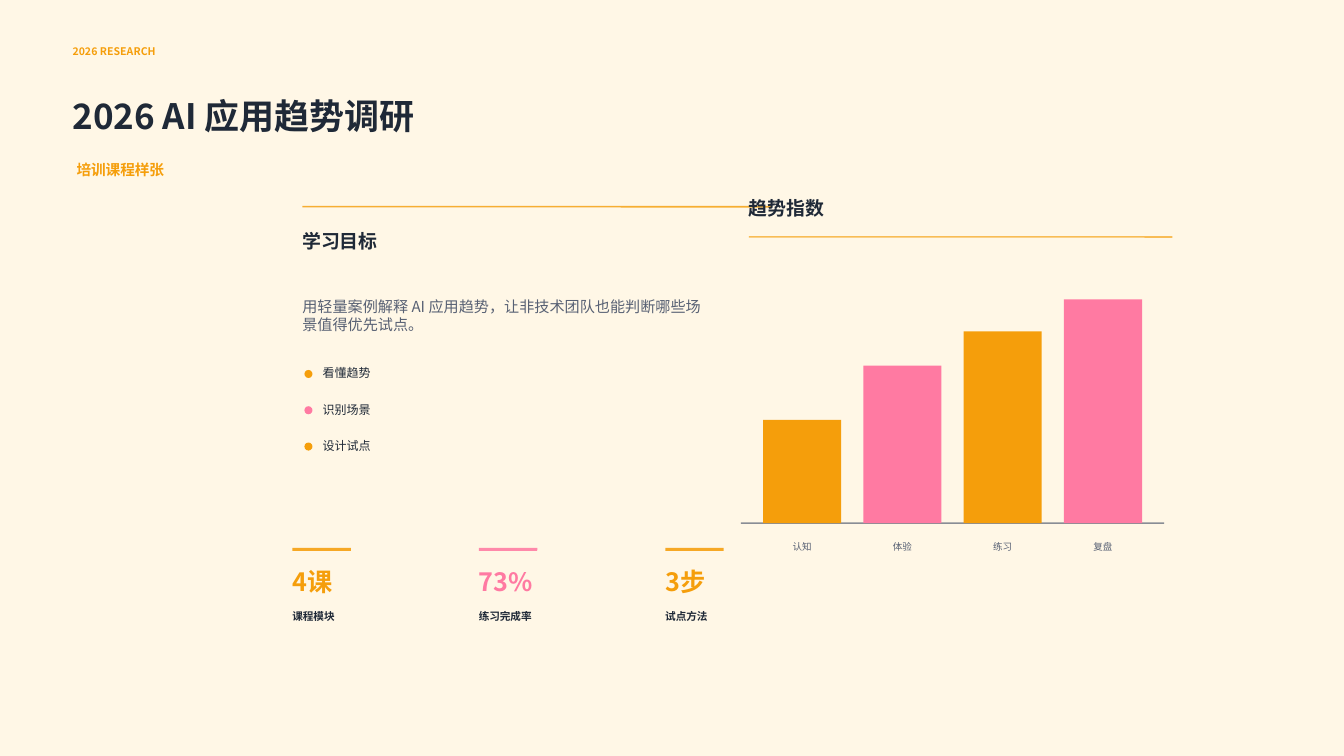
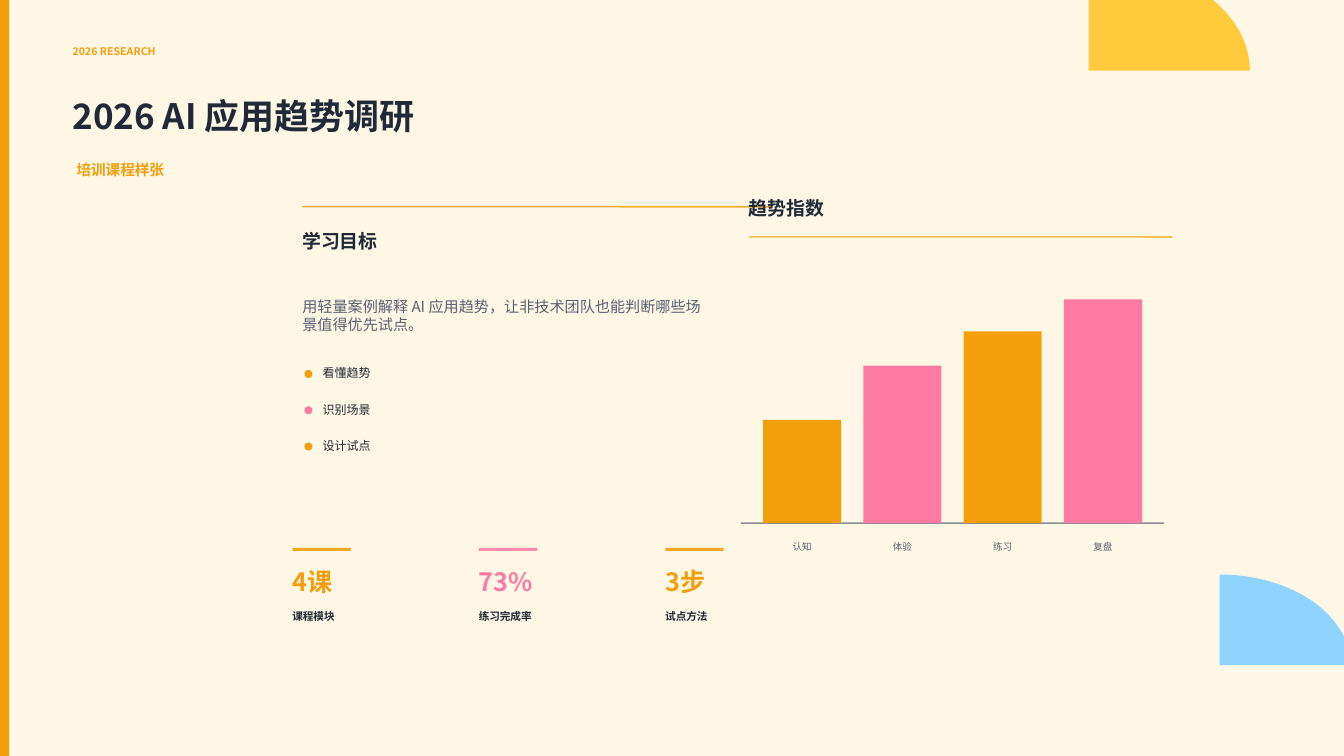
Before and after one commit to DwDestiny/codex-visual-ppt-deck-builder, a slide deck: slide 1 of effect-tests/style-library-v1/samples/style-sample-playful-anime.pptx. Drawn at 1344x756 pixels with LibreOffice and Linux fonts; fonts in the diff are those of the drawing; background and template pictures are left out. Boxes give left, top, right and bottom in pixels: in the first picture for what was removed or moved away, otherwise in the second. Text is boxed around its words. In the diff, an @@ line names an element or a change of style, - is before the commit and + after.

```diff
--- a/effect-tests/style-library-v1/samples/style-sample-playful-anime.pptx
+++ b/effect-tests/style-library-v1/samples/style-sample-playful-anime.pptx
@@ rectangle added at bbox=[0, 0, 9, 756], fill #F59E0B @@
@@ arc (boxed as its full ellipse) added at bbox=[928, 0, 1250, 181], fill #FFC93C @@
@@ arc (boxed as its full ellipse) added at bbox=[1089, 575, 1344, 756], fill #8FD3FF @@
```
Also in this commit, not shown: 27 other files.
